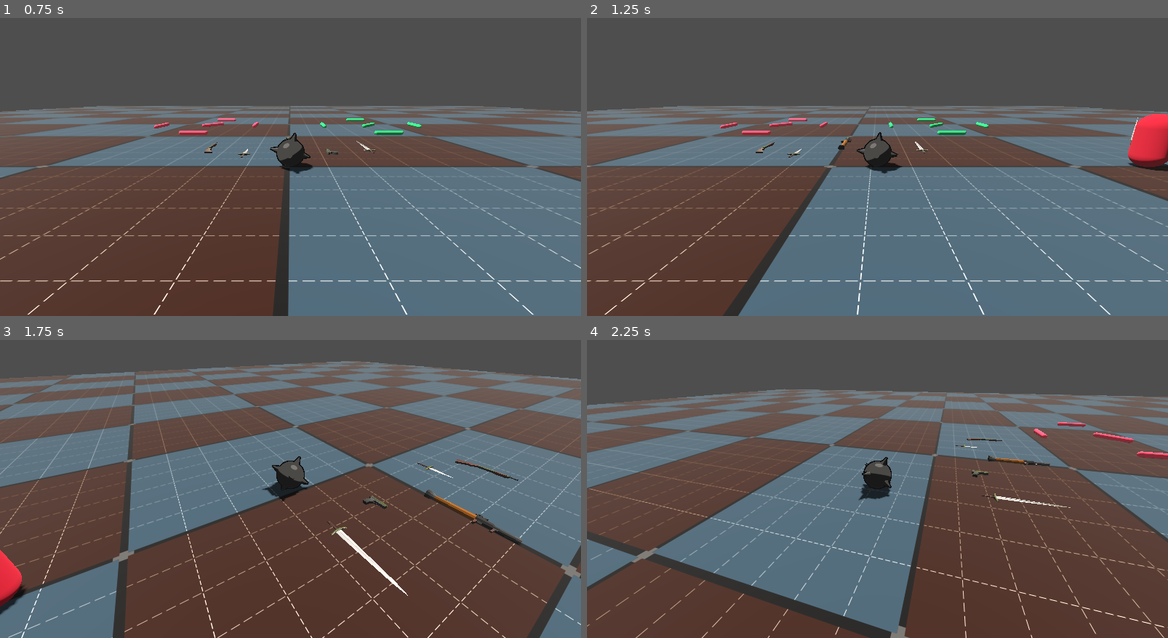
Above: before the commit, frames 1-4 (two rows, left to right).
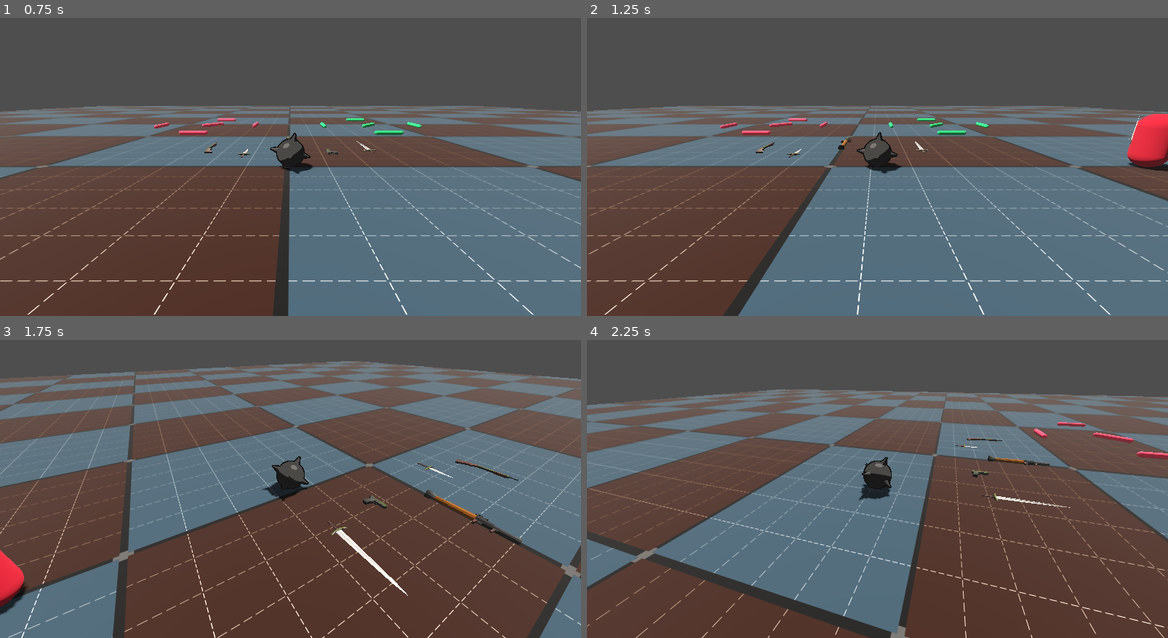
Above: after the commit, the same moments.

Repository: erikringwalters/pirate-jam-16-prototype
Game: Godot game, scene res://scenes/main.tscn
Two runs of this game, one before a commit and one after it. Both use one fixed random seed, a clock stepped at 60 frames per second and the inputs below.
Inputs (mouse positions are in pixels of both pictures, inside the frame that each line leads up to):
- Up to frame 1 (0.75 s): move the mouse to (418, 137) at 0.52 s; press the mouse at (418, 137) at 0.53 s; hold D (move_right) from 0.53 s (still down)
- Up to frame 2 (1.25 s): keep holding D (move_right)
- Up to frame 3 (1.75 s): move the mouse to (261, 477) at 1.27 s; release D (move_right) at 1.28 s; release the mouse at (261, 477) at 1.28 s; hold W (move_up) from 1.28 s (still down); tap Space (manual_shoot) at 1.35 s
- Up to frame 4 (2.25 s): keep holding W (move_up); move the mouse to (889, 468) at 2.02 s; press the mouse at (889, 468) at 2.03 s

Frame 1 is identical in both runs. In frame 2, less than 0.1% of the frame differs, in the area x 92-100%, y 32-51%; in frame 3, less than 0.1%, in the area x 0-5%, y 72-92%; in frame 4, nothing differs.

Commit message:
enemy look_at rework

Diff:
--- a/scripts/enemy.gd
+++ b/scripts/enemy.gd
@@ -12,7 +12,11 @@
 
 func _physics_process(delta: float) -> void:
 	# Look at player # TODO: Slowly look toward player to give player a chance to avoid/kite
-	look_at(get_parent().get_node("Player").global_transform.origin)
+	var look_direction = get_angle(
+		global_transform.origin,
+		get_parent().get_node("Player").global_transform.origin
+	)
+	global_rotation.y = look_direction - deg_to_rad(90)
 
 	# Move toward player
 	var move_direction := global_basis.z
@@ -22,3 +26,6 @@
 	linear_velocity.x = clamp(vel.x, -move_speed, move_speed)
 	linear_velocity.y = 0.0
 	linear_velocity.z = clamp(vel.z, -move_speed, move_speed)
+
+func get_angle(a:Vector3, b:Vector3) -> float:
+	return -atan2((b.z - a.z), (b.x - a.x))
